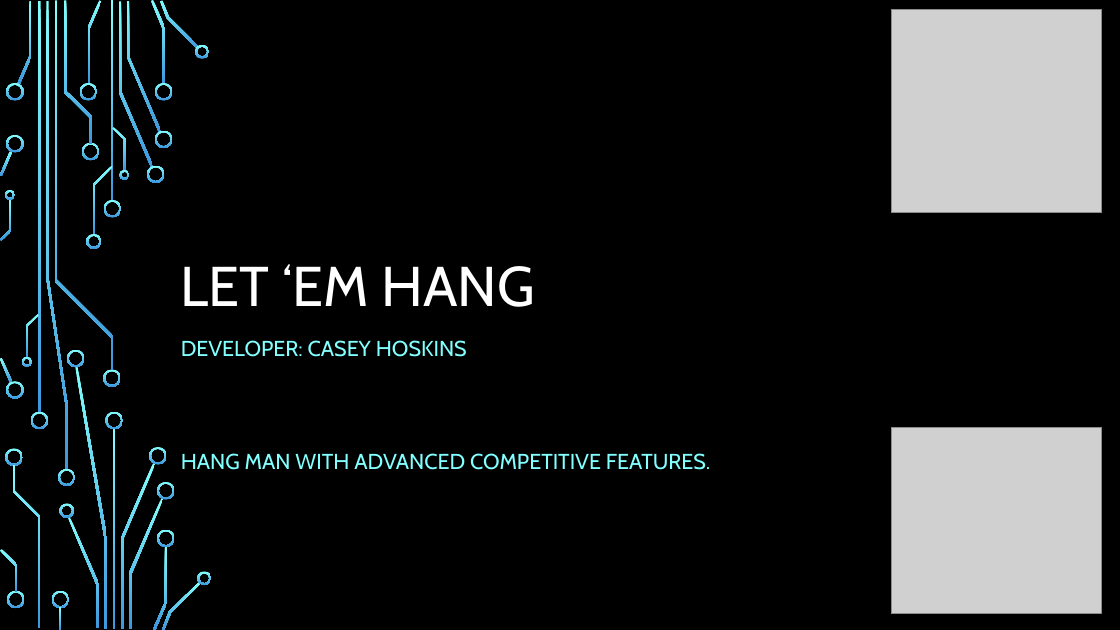
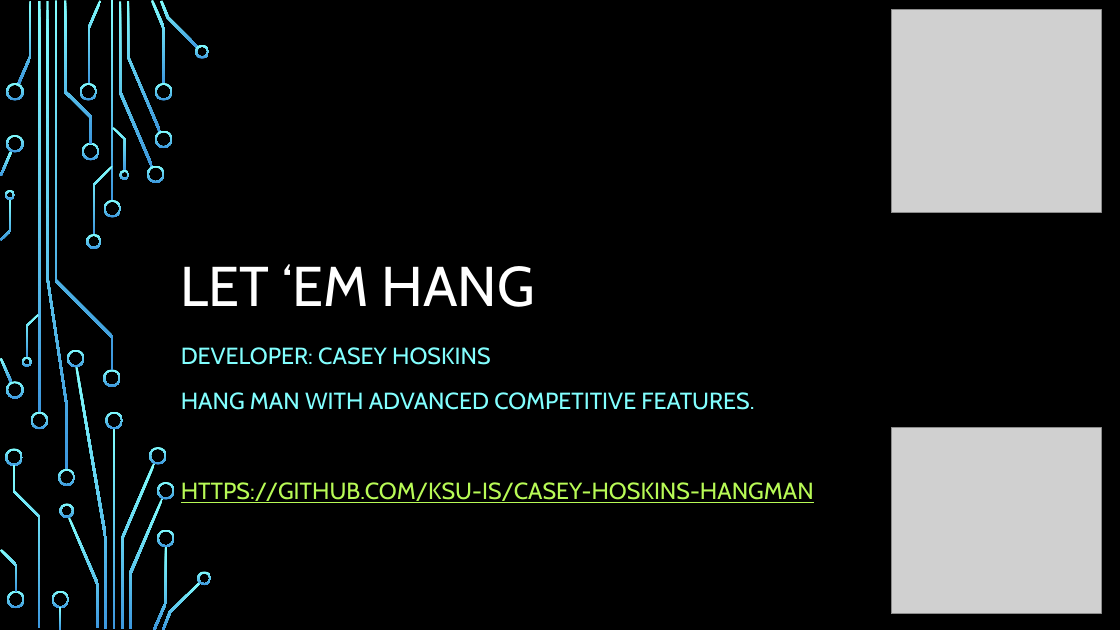
Before and after one commit to ksu-is/casey-hoskins-hangman, a slide deck: slide 1 of sprint3ppt.pptx. Drawn at 1120x630 pixels with LibreOffice and Linux fonts; fonts in the diff are those of the drawing; grey boxes stand for pictures; background and template pictures are left out. Boxes give left, top, right and bottom in pixels: in the first picture for what was removed or moved away, otherwise in the second. Text is boxed around its words. In the diff, an @@ line names an element or a change of style, - is before the commit and + after.

Commit message:
Update sprint3ppt.pptx
Updated power point

```diff
--- a/sprint3ppt.pptx
+++ b/sprint3ppt.pptx
@@ subtitle at box(181, 347, 754, 410): size 18.5 to 20 pt in "DEVELOPER: CASEY HOSKINS", "HANG MAN WITH ADVANCED COMPETITIVE FEATURES."; line spacing 1 to 1.2 @@
@@ subtitle at box(181, 482, 814, 503): paragraph added @@
+HTTPS://GITHUB.COM/KSU-IS/CASEY-HOSKINS-HANGMAN
```
